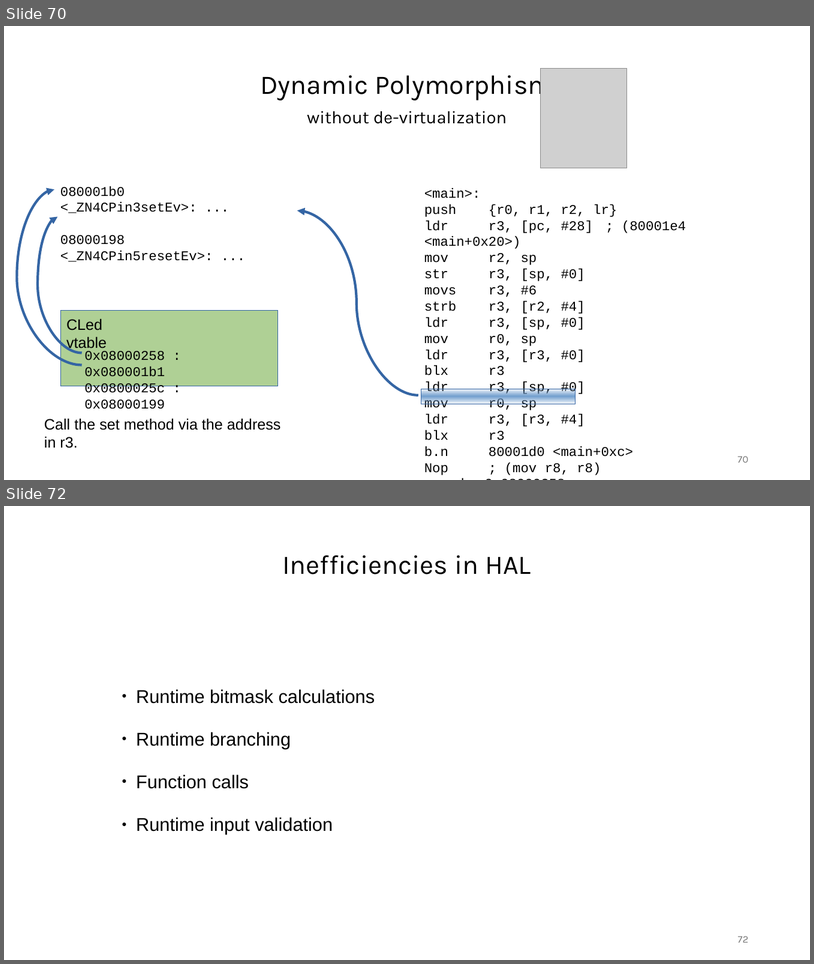
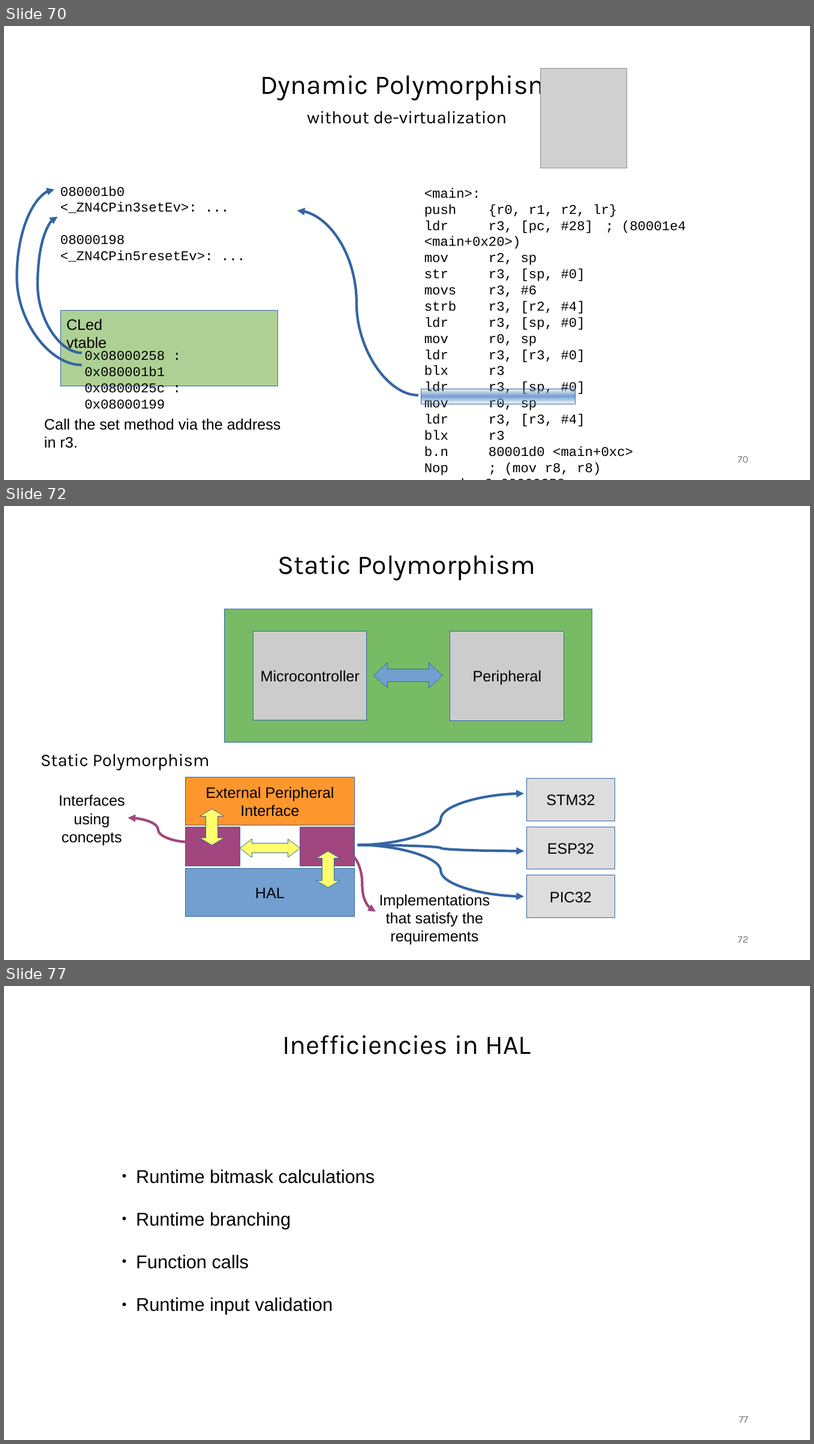
Before and after one commit to janos32783/cppcon_2024_cost_cpp_abstractions, a slide deck: presentation/cppcon.pptx. Shown one above the other, each under a label of ours: slides 70 and 72 before the commit, slides 70, 72 and 77 after it; the slides between them are not shown. The pictures are 814x964 and 814x1444 pixels, drawn with LibreOffice and Linux fonts; fonts in the diff are those of the drawing; grey boxes stand for pictures. Boxes give left, top, right and bottom in pixels: in the first picture for what was removed or moved away, otherwise in the second. Text is boxed around its words. In the diff, an @@ line names an element or a change of style, - is before the commit and + after.

Commit message:
done with static polymorphism for now

```diff
--- a/presentation/cppcon.pptx
+++ b/presentation/cppcon.pptx
@@ slide 72 added at <box>4,506,810,960</box>, background #FFFFFF @@
@@ text added at <box>278,555,536,580</box>, 32 pt, text #000000 @@
+Static Polymorphism
@@ rectangle added at <box>225,609,593,742</box>, fill #77BC65, outline #3465A4 0 pt @@
@@ rectangle added at <box>254,631,367,720</box>, fill #CCCCCC, outline #3465A4 0 pt, 18 pt, text #000000 @@
+Microcontroller
@@ rectangle added at <box>450,631,565,721</box>, fill #CCCCCC, outline #3465A4 0 pt, 18 pt, text #000000 @@
+Peripheral
@@ freeform shape added at <box>374,663,443,688</box>, fill #729FCF, outline #3465A4 0 pt @@
@@ text added at <box>41,754,210,770</box>, 21 pt, text #000000 @@
+Static Polymorphism
@@ rectangle added at <box>185,777,355,825</box>, fill #FF972F, outline #3465A4 0 pt, 18 pt, text #000000 @@
+External Peripheral Interface
@@ curved arrow added from (358, 845) to (524, 793), #3465A4 3 pt @@
@@ rectangle added at <box>527,778,615,820</box>, fill #DDDDDD, outline #3465A4 0 pt, 18 pt, text #000000 @@
+STM32
@@ text added at <box>59,794,125,846</box>, 18 pt, text #000000 @@
+Interfaces using concepts
@@ freeform shape added at <box>200,808,224,845</box>, fill #FFFF6D, outline #3465A4 0 pt @@
@@ curved arrow added from (189, 842) to (128, 817), #A1467E 3 pt @@
@@ rectangle added at <box>185,826,240,866</box>, fill #A1467E, outline #3465A4 0 pt @@
@@ rectangle added at <box>300,826,355,866</box>, fill #A1467E, outline #3465A4 0 pt @@
@@ rectangle added at <box>527,826,615,869</box>, fill #DDDDDD, outline #3465A4 0 pt, 18 pt, text #000000 @@
+ESP32
@@ freeform shape added at <box>240,839,300,857</box>, fill #FFFF6D, outline #3465A4 0 pt @@
@@ curved arrow added from (358, 845) to (524, 851), #3465A4 3 pt @@
@@ curved arrow added from (358, 845) to (524, 896), #3465A4 3 pt @@
@@ freeform shape added at <box>316,851,341,887</box>, fill #FFFF6D, outline #3465A4 0 pt @@
@@ curved arrow added from (349, 854) to (376, 912), #A1467E 3 pt @@
@@ rectangle added at <box>185,868,355,917</box>, fill #729FCF, outline #3465A4 0 pt, 18 pt, text #000000 @@
+HAL
@@ rectangle added at <box>527,875,615,918</box>, fill #DDDDDD, outline #3465A4 0 pt, 18 pt, text #000000 @@
+PIC32
@@ text added at <box>380,892,491,945</box>, 18 pt, text #000000 @@
+Implementations that satisfy the requirements
@@ page number added at <box>738,936,749,942</box>, 12 pt, text #787878 @@
+72
@@ what was slide 72 is now slide 77 @@
@@ page number at <box>740,1416,749,1422</box>: text changed @@
-72
+77
```
Also in this commit, not shown: 5 other slides added, 1 slide removed, 6 other files.
